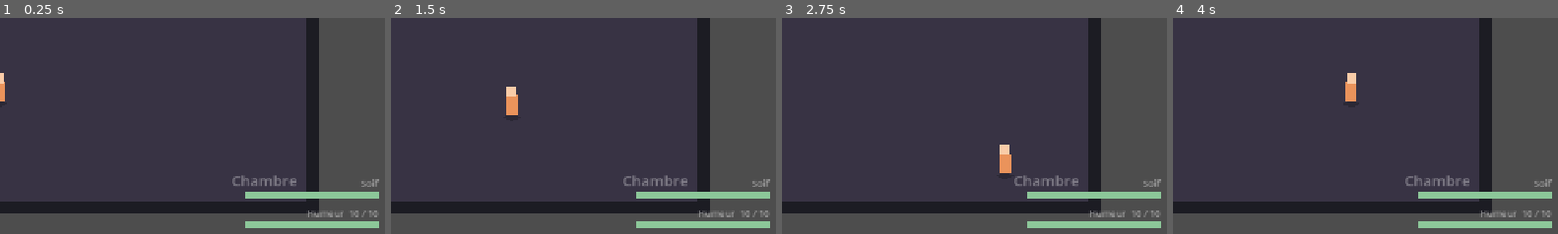
Above: before the commit, frames 1-4 (left to right).
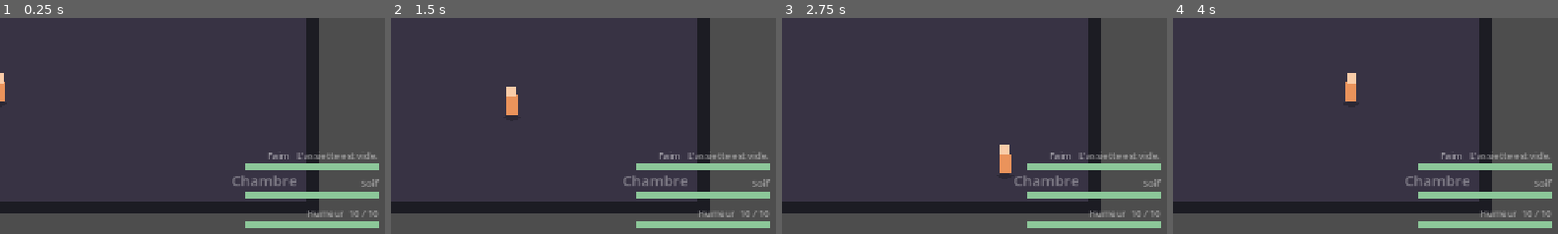
Above: after the commit, the same moments.

Repository: maxoupqg/burn-out-implosion
Game: Godot game, scene res://scenes/main.tscn
The game is run twice, just before and just after one commit, with the same random seed, the same clock (stepped at 60 frames per second) and the same inputs.
Inputs:
- Up to frame 1 (0.25 s): no input
- Up to frame 2 (1.5 s): tap Enter at 0.5 s; hold D (move_right) 0.53-1.28 s; hold Shift (elan) 0.53-1.28 s; hold S (move_down) from 1.28 s (still down); tap F (deleguer) at 1.35 s
- Up to frame 3 (2.75 s): tap Shift (elan) at 1.55 s; release S (move_down) at 2.03 s; hold D (move_right) from 2.03 s (still down); hold Shift (elan) from 2.03 s (still down)
- Up to frame 4 (4 s): release D (move_right) at 2.78 s; release Shift (elan) at 2.78 s; hold W (move_up) 2.78-3.53 s; tap J (frapper) at 2.85 s; tap Shift (elan) at 3.05, 3.8 s; hold A (move_left) from 3.53 s (still down); hold E (interagir) from 3.53 s (still down)
The pictures show only the part of the screen within x 50-100%, y 50-100%; the shares and areas given below are measured in that part.

The runs differ from the first frame. In frame 1, 1.5% of the frame differs, in the area x 63-99%, y 61-71%; in frame 2, 1.5%; in frame 3, 1.5%; in frame 4, 1.5%.

Commit message:
Il faut cuisiner pour manger, et le repas ne passe pas la nuit
Une tâche peut désormais ouvrir ou fermer un geste du corps : faire à
manger pose le repas sur l'assiette, débarrasser l'enlève. Le mécanisme
passe par une liste d'`EffetTache` sur la tâche, pour que la prochaine
famille de conséquence s'écrive en sous-classe et non dans `Partie`.

Un accès ouvert peut périmer en N jours — le repas ne survit pas au
coucher, donc cuisiner lundi ne nourrit pas la semaine. Le robinet reste
à 0 : il ne se referme jamais.

Déléguer produit l'effet sur-le-champ, comme si Sam s'en occupait tout
de suite ; la relance reste une affaire de lendemain. Différer l'effet a
été essayé et retiré : la table à débarrasser s'allumait sur une
assiette vide.

Run complète : passage par le fond puis remontée, humeur à ~50 % le
dimanche soir. La faim rééquilibre, elle ne durcit pas.

Diff:
--- /dev/null
+++ b/donnees/besoins/faim.tres
@@ -0,0 +1,19 @@
+[gd_resource type="Resource" script_class="BesoinDef" format=3]
+
+[ext_resource type="Script" path="res://scripts/besoin_def.gd" id="1_besoin"]
+
+[resource]
+script = ExtResource("1_besoin")
+id = "faim"
+nom = "Faim"
+verbe = "manger"
+capacite = 20.0
+cout_base = 0.5
+accessible_au_depart = false
+absence = "L'assiette est vide."
+jours_avant_peremption = 1
+humeur_par_unite = 0.5
+jours_avant_fatal = 3
+alerte = "Tu n'as pas mangé."
+titre_fin = "Tu ne t'es pas relevé."
+sous_titre_fin = "Trois jours sans manger.\nIl fallait faire à manger, et il fallait s'asseoir pour le faire."
--- a/donnees/taches/cuisiner.tres
+++ b/donnees/taches/cuisiner.tres
@@ -1,7 +1,14 @@
-[gd_resource type="Resource" script_class="TacheDef" load_steps=3 format=3]
+[gd_resource type="Resource" script_class="TacheDef" load_steps=6 format=3]
 
 [ext_resource type="Script" path="res://scripts/tache_def.gd" id="1_def"]
 [ext_resource type="Resource" path="res://donnees/fils/repas.tres" id="2_fil"]
+[ext_resource type="Script" path="res://scripts/effet_besoin.gd" id="3_effet"]
+[ext_resource type="Resource" path="res://donnees/besoins/faim.tres" id="4_faim"]
+
+[sub_resource type="Resource" id="Resource_ouvre_faim"]
+script = ExtResource("3_effet")
+besoin = ExtResource("4_faim")
+geste = 0
 
 [resource]
 script = ExtResource("1_def")
@@ -11,3 +18,4 @@
 cout_base = 2.0
 recurrence_jours = 1
 delai_prerequis = 0
+effets = Array[EffetTache]([SubResource("Resource_ouvre_faim")])
--- /dev/null
+++ b/donnees/taches/debarrasser.tres
@@ -0,0 +1,23 @@
+[gd_resource type="Resource" script_class="TacheDef" load_steps=7 format=3]
+
+[ext_resource type="Script" path="res://scripts/tache_def.gd" id="1_def"]
+[ext_resource type="Resource" path="res://donnees/fils/repas.tres" id="2_fil"]
+[ext_resource type="Resource" path="res://donnees/taches/cuisiner.tres" id="3_prerequis"]
+[ext_resource type="Script" path="res://scripts/effet_besoin.gd" id="4_effet"]
+[ext_resource type="Resource" path="res://donnees/besoins/faim.tres" id="5_faim"]
+
+[sub_resource type="Resource" id="Resource_ferme_faim"]
+script = ExtResource("4_effet")
+besoin = ExtResource("5_faim")
+geste = 1
+
+[resource]
+script = ExtResource("1_def")
+id = "debarrasser"
+nom = "Débarrasser la table"
+fil = ExtResource("2_fil")
+cout_base = 0.5
+recurrence_jours = 1
+prerequis = ExtResource("3_prerequis")
+delai_prerequis = 0
+effets = Array[EffetTache]([SubResource("Resource_ferme_faim")])
--- a/scenes/pieces/cuisine.tscn
+++ b/scenes/pieces/cuisine.tscn
@@ -13,6 +13,8 @@
 [ext_resource type="Resource" path="res://donnees/taches/ranger_courses.tres" id="9_ranger"]
 [ext_resource type="Resource" path="res://donnees/fils/repas.tres" id="10_repas"]
 [ext_resource type="Resource" path="res://donnees/fils/courses.tres" id="11_courses"]
+[ext_resource type="Resource" path="res://donnees/taches/debarrasser.tres" id="14_debarrasser"]
+[ext_resource type="Resource" path="res://donnees/besoins/faim.tres" id="15_faim"]
 
 [sub_resource type="RectangleShape2D" id="RectangleShape2D_h"]
 size = Vector2(1040, 20)
@@ -91,6 +93,16 @@
 tache_def = ExtResource("9_ranger")
 nom_meuble = "Cellier"
 
+[node name="Table" parent="." instance=ExtResource("2_point")]
+position = Vector2(100, 60)
+tache_def = ExtResource("14_debarrasser")
+nom_meuble = "La table"
+
+[node name="Assiette" parent="." instance=ExtResource("12_besoin")]
+position = Vector2(320, 60)
+besoin_def = ExtResource("15_faim")
+nom_meuble = "L'assiette"
+
 [node name="Evier" parent="." instance=ExtResource("12_besoin")]
 position = Vector2(320, -110)
 besoin_def = ExtResource("13_soif")
--- a/scripts/besoin.gd
+++ b/scripts/besoin.gd
@@ -18,6 +18,12 @@
 ## Nuits consécutives passées la réserve vide. C'est lui qui tue, pas la
 ## réserve : être à sec une heure avant de se coucher ne coûte qu'un cran.
 var jours_a_sec: int = 0
+## Y a-t-il quelque chose à prendre ? Le robinet coule toujours ; la table n'est
+## mise que si on a cuisiné. Ce sont les `EffetBesoin` des tâches qui ouvrent et
+## ferment ça — le besoin, lui, continue de se vider dans tous les cas.
+var accessible: bool = true
+## Nuits passées depuis que l'accès s'est ouvert. Sert à le faire périmer.
+var jours_ouvert: int = 0
 
 # --- Lecture de la définition -----------------------------------------------
 
@@ -52,6 +58,7 @@
 	var besoin := Besoin.new()
 	besoin.def = p_def
 	besoin.reserve = p_def.capacite
+	besoin.accessible = p_def.accessible_au_depart
 	return besoin
 
 
@@ -83,6 +90,32 @@
 	return unites - couvert
 
 
+## Le repas arrive sur la table. Passe par ici et pas par `accessible` en direct :
+## rouvrir doit remettre le compteur de péremption à zéro, sinon cuisiner deux
+## jours de suite laisserait le second repas hériter de l'âge du premier.
+func ouvrir() -> void:
+	accessible = true
+	jours_ouvert = 0
+
+
+func fermer() -> void:
+	accessible = false
+
+
+## Le repas refroidit. Renvoie true s'il vient de se perdre.
+##
+## Appelé au coucher, et c'est ce qui décide du rythme : à un jour, se coucher
+## sans avoir mangé perd le repas — la journée où il était là comptait pour elle.
+func vieillir() -> bool:
+	if not accessible or def.jours_avant_peremption <= 0:
+		return false
+	jours_ouvert += 1
+	if jours_ouvert < def.jours_avant_peremption:
+		return false
+	accessible = false
+	return true
+
+
 ## Boire remplit tout. Pas de demi-mesure : le geste est gratuit, le doser
 ## n'ajouterait qu'une décision sans enjeu.
 func remplir() -> void:
--- a/scripts/besoin_def.gd
+++ b/scripts/besoin_def.gd
@@ -31,6 +31,24 @@
 ## faim en plus petit et elle ne prouve plus rien.
 @export var cout_base: float = 0.0
 
+@export_group("Accès")
+## Le geste est-il possible sans avoir rien fait avant ? Un robinet, oui : il
+## coule depuis toujours. Un repas, non — il faut l'avoir cuisiné.
+##
+## Un besoin fermé au départ exige donc une tâche qui l'ouvre (`EffetBesoin`) et
+## qui soit atteignable dès le premier jour, sinon le corps meurt sans recours.
+@export var accessible_au_depart: bool = true
+## Ce que le meuble dit quand il n'y a rien à prendre. C'est le seul endroit où
+## le jeu explique pourquoi la table est éteinte alors qu'on a faim — sans ça, le
+## joueur croit à un meuble décoratif et ne cherche pas la tâche qui l'allume.
+@export var absence: String = ""
+## Nuits pendant lesquelles l'accès tient une fois qu'une tâche l'a ouvert.
+##
+## 0 = il ne se referme jamais tout seul, c'est le robinet. 1 = le repas ne
+## survit pas à la nuit. Sans ce compteur, cuisiner une fois ouvrirait l'accès
+## pour toujours et le besoin sortirait du jeu dès le deuxième jour.
+@export var jours_avant_peremption: int = 0
+
 @export_group("À sec")
 ## Crans d'humeur perdus par unité de temps consommée la réserve vide.
 ##
--- /dev/null
+++ b/scripts/effet_besoin.gd
@@ -0,0 +1,49 @@
+class_name EffetBesoin
+extends EffetTache
+
+## Une tâche qui ouvre ou ferme l'accès à un besoin du corps (§18).
+##
+## Le robinet est toujours là ; le repas, non. Boire ne demande que de marcher
+## jusqu'à l'évier, manger demande d'avoir cuisiné — et débarrasser la table
+## reprend ce qu'on n'a pas mangé.
+##
+## Les deux sens sont dans la même ressource parce que c'est le même levier :
+## séparer « ouvrir » et « fermer » en deux classes obligerait à les tenir en
+## accord à la main le jour où l'accès se comptera autrement qu'en oui/non.
+##
+## Ça n'ajoute rien dans la réserve : cuisiner ne nourrit pas. La tâche rend le
+## geste possible, le geste reste à faire, et il se paie à son meuble.
+
+enum Geste {
+	## Après cette tâche, le besoin se satisfait.
+	OUVRE,
+	## Après cette tâche, il ne se satisfait plus — même à moitié vide.
+	FERME,
+}
+
+## Le besoin concerné. Une référence d'objet, pas un identifiant recopié : on la
+## pose par glisser-déposer depuis `donnees/besoins/`.
+@export var besoin: BesoinDef
+@export var geste: Geste = Geste.OUVRE
+
+
+func appliquer() -> void:
+	if besoin == null:
+		push_warning("EffetBesoin sans besoin : rien à ouvrir ni à fermer.")
+		return
+	var vivant: Besoin = Partie.besoins.get(besoin.id)
+	if vivant == null:
+		push_warning("EffetBesoin : aucun besoin « %s » dans la partie." % besoin.id)
+		return
+	if geste == Geste.OUVRE:
+		vivant.ouvrir()
+	else:
+		vivant.fermer()
+
+
+func annonce() -> String:
+	if besoin == null:
+		return ""
+	if geste == Geste.OUVRE:
+		return "puis %s" % besoin.verbe
+	return "plus moyen de %s" % besoin.verbe
--- /dev/null
+++ b/scripts/effet_tache.gd
@@ -0,0 +1,25 @@
+class_name EffetTache
+extends Resource
+
+## Ce qu'une tâche laisse derrière elle, en dehors de son propre fil (§3).
+##
+## Une tâche faite change le monde ailleurs que sur son meuble : faire à manger
+## met un repas sur la table, débarrasser l'enlève. Ces conséquences ne sont pas
+## écrites dans `partie.gd` — elles se glissent dans la liste `effets` du `.tres`
+## de la tâche, comme on y glisse déjà son fil et son prérequis.
+##
+## C'est une classe de base vide exprès : ajouter une famille de conséquence, ce
+## sera écrire une sous-classe ici, et pas rouvrir la boucle qui résout les
+## tâches. `Partie` ne saura jamais ce qu'un effet fait, seulement qu'il en
+## existe un et qu'il faut l'appliquer.
+
+## Appliquée une fois, au moment où la tâche cesse d'être à faire — qu'on l'ait
+## faite soi-même ou passée à quelqu'un d'autre.
+func appliquer() -> void:
+	pass
+
+
+## Ce que le meuble annonce avant qu'on appuie, s'il y a quelque chose à dire.
+## Vide par défaut : un effet qui ne se voit pas ne se raconte pas non plus.
+func annonce() -> String:
+	return ""
--- a/scripts/hud.gd
+++ b/scripts/hud.gd
@@ -171,6 +171,12 @@
 		if besoin.a_sec():
 			var reste := besoin.sursis()
 			etiquette += "   à sec" if reste < 0 else "   plus que %d j" % reste
+		# Le meuble ne se voit que dans sa pièce ; la jauge se voit partout. Sans
+		# cette ligne on traverse le logement affamé sans savoir qu'il n'y a rien
+		# à manger au bout — et le seul reproche du playtest externe est déjà
+		# « on ne voit pas ce qu'il faut faire ».
+		elif not besoin.accessible and besoin.def.absence != "":
+			etiquette += "   %s" % besoin.def.absence
 		jauge.afficher(etiquette, besoin.part())
 
 
--- a/scripts/partie.gd
+++ b/scripts/partie.gd
@@ -332,6 +332,11 @@
 func peut_satisfaire(besoin: Besoin) -> bool:
 	if besoin == null or finie:
 		return false
+	# Rien à prendre : le repas n'a pas été fait, ou on vient de débarrasser. Le
+	# besoin continue de se vider pendant ce temps-là — c'est précisément ce qui
+	# fait qu'oublier de cuisiner coûte quelque chose.
+	if not besoin.accessible:
+		return false
 	# Plein, le meuble s'éteint. Sans ça il resterait allumé en permanence et
 	# n'apprendrait plus rien : c'est son extinction qui dit « ça va ».
 	if besoin.plein():
@@ -374,6 +379,13 @@
 ## faite ou passée à quelqu'un. Le repas est cuit dans les deux cas, donc le
 ## lave-vaisselle est plein dans les deux cas : déléguer ne dispense pas de la
 ## suite, sinon ce serait un effacement et pas un transfert.
+##
+## **Tout tombe au même instant, y compris quand on délègue.** Une tentative de
+## faire attendre les effets jusqu'à la relance a été essayée et retirée le
+## 2026-09-17 : elle désynchronisait les deux moitiés d'une même tâche. Confier
+## la cuisine débloquait « débarrasser la table » tout de suite, mais laissait
+## l'assiette vide — le monde demandait de ranger un repas qui n'existait pas.
+## Sam exécute sur-le-champ ; la relance sert au lendemain.
 func _resoudre(tache: Tache) -> void:
 	if tache.une_seule_fois():
 		tache.terminee = true
@@ -391,6 +403,21 @@
 		if suivante.def.prerequis == tache.def:
 			suivante.bloquee = false
 			suivante.disponible_le = jour + suivante.delai_prerequis
+
+	_appliquer_effets(tache)
+
+
+## Ce que la tâche change ailleurs que sur les fils : un repas apparaît sur la
+## table, ou en disparaît. `Partie` ne sait pas ce que fait un effet, elle sait
+## seulement qu'il faut l'appliquer — c'est ce qui permet d'en ajouter d'autres
+## sans rouvrir ce fichier.
+func _appliquer_effets(tache: Tache) -> void:
+	if tache.def.effets.is_empty():
+		return
+	for effet: EffetTache in tache.def.effets:
+		if effet != null:
+			effet.appliquer()
+	besoins_change.emit()
 
 
 ## Déléguer (§4) : l'exact contraire d'ancrer. Ancrer coûte très cher en temps
@@ -723,8 +750,13 @@
 	# 5. Le corps fait ses comptes (§18). C'est le coucher qui compte les jours,
 	#    pas la réserve : être à sec une heure avant d'aller dormir coûte un cran
 	#    d'humeur, pas une journée de sursis.
+	#
+	#    Le repas refroidit d'abord : ce qui était sur la table aujourd'hui y
+	#    était pour aujourd'hui. Se coucher sans avoir mangé perd le repas, et
+	#    c'est ce qui empêche « j'ai cuisiné lundi » de nourrir toute la semaine.
 	var journee_propre := fils_au_sol().is_empty()
 	for besoin: Besoin in besoins.values():
+		besoin.vieillir()
 		if besoin.a_sec():
 			besoin.jours_a_sec += 1
 			journee_propre = false
--- a/scripts/point_besoin.gd
+++ b/scripts/point_besoin.gd
@@ -50,6 +50,18 @@
 		_etiquette.modulate = Color(1, 1, 1, 0.3)
 		return
 
+	# Rien à prendre. Le meuble reste visible et reste éteint : c'est ce qui
+	# distingue « il n'y a rien sur la table » de « je n'ai pas faim ». Dit avec
+	# des mots, ceux-là, parce que rien dans la pièce ne peut faire deviner
+	# qu'une tâche ailleurs rallumerait le meuble.
+	if not b.accessible:
+		_pastille.visible = false
+		_etiquette.text = nom_meuble
+		if b.def.absence != "":
+			_etiquette.text += "\n%s" % b.def.absence
+		_etiquette.modulate = Color(1, 1, 1, 0.3)
+		return
+
 	# Plein, le meuble s'éteint. C'est son extinction qui dit « ça va » — et son
 	# rallumage qui apprend au joueur que boire a un moment, sans qu'aucune
 	# ligne de texte ait à le lui expliquer.
--- a/scripts/point_interaction.gd
+++ b/scripts/point_interaction.gd
@@ -54,6 +54,17 @@
 	_pastille.color = COULEUR_ACTIF
 	_etiquette.text = "%s   %.1f" % [t.nom, cout]
 
+	# Ce que la tâche ouvre ou referme ailleurs. Sans cette ligne, faire à manger
+	# et débarrasser se ressemblent : deux tâches d'un même fil, à deux prix. La
+	# conséquence est le seul endroit où elles diffèrent, donc elle s'annonce
+	# avant l'appui, pas après.
+	var annonces := PackedStringArray()
+	for effet: EffetTache in t.def.effets:
+		if effet != null and effet.annonce() != "":
+			annonces.append(effet.annonce())
+	if not annonces.is_empty():
+		_etiquette.text += "\n%s" % "   ·   ".join(annonces)
+
 	# Une tâche déléguée qu'on n'a pas relancée revient ici, plein tarif, comme
 	# si de rien n'était — pendant que sa case reste gelée dans la tête. Le lien
 	# entre les deux doit se lire sur le meuble, sinon on paie les deux sans
--- a/scripts/tache_def.gd
+++ b/scripts/tache_def.gd
@@ -33,3 +33,14 @@
 ## Jours entre la tâche mère et l'ouverture de celle-ci. 0 = dans la foulée
 ## (le lave-vaisselle), 1 = le lendemain (le linge qui tourne la nuit).
 @export var delai_prerequis: int = 0
+
+@export_group("Ce que ça laisse derrière")
+## Les conséquences hors du fil : faire à manger met un repas sur la table,
+## débarrasser l'enlève. On y dépose des `EffetTache` — `EffetBesoin` pour
+## ouvrir ou fermer un geste du corps, et ce qui viendra plus tard.
+##
+## Le prérequis juste au-dessus, lui, ne concerne que les tâches entre elles. Les
+## deux sont volontairement séparés : une tâche mère *programme* sa suite, un
+## effet *change le monde*. Mélanger les deux obligerait à inventer une
+## pseudo-tâche « le repas est prêt » qui n'a ni fil, ni coût, ni meuble.
+@export var effets: Array[EffetTache] = []
Not shown: 1 places in scenes/pieces/cuisine.tscn that only renumber resources
Not shown, added: scripts/effet_besoin.gd.uid
Not shown, added: scripts/effet_tache.gd.uid
Not shown, changed: poc-charge-mentale.md
